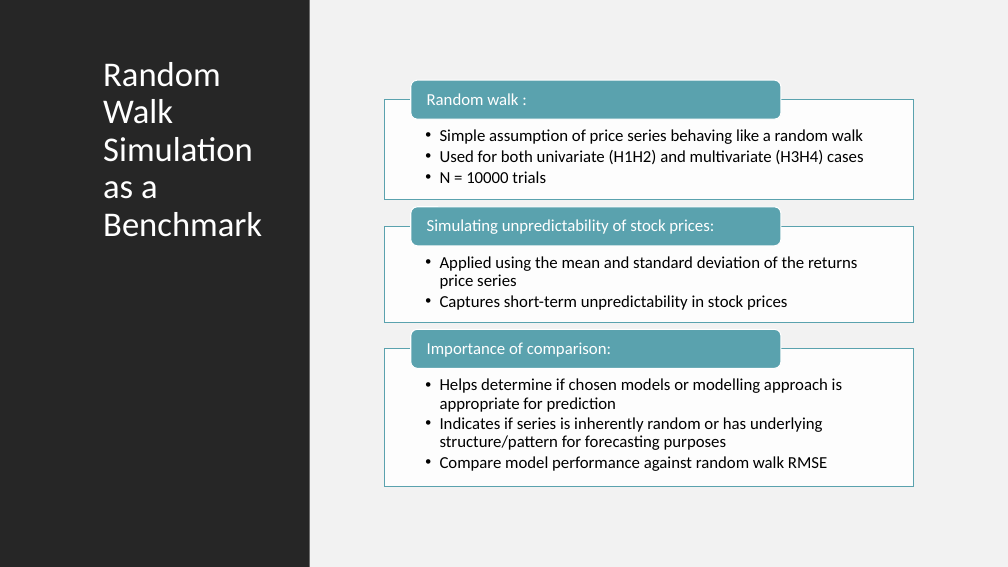
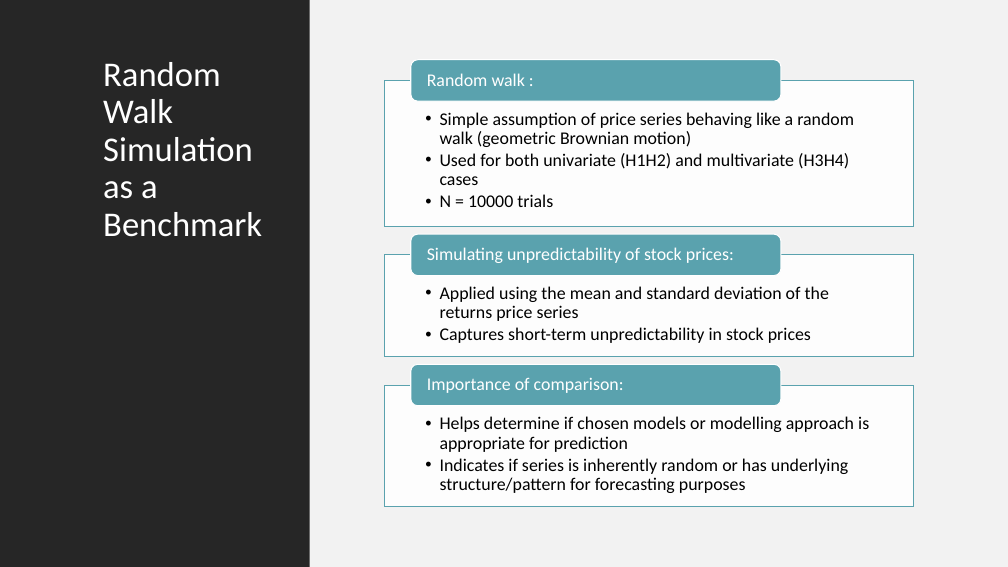
Before and after one commit to Jordanm37/Algo_trading, a slide deck: slide 20 of AE test/Presentation/Stock Price Prediction.pptx. Drawn at 1008x567 pixels with LibreOffice and Linux fonts; fonts in the diff are those of the drawing. Boxes give left, top, right and bottom in pixels: in the first picture for what was removed or moved away, otherwise in the second. Text is boxed around its words. In the diff, an @@ line names an element or a change of style, - is before the commit and + after.

```diff
--- a/AE test/Presentation/Stock Price Prediction.pptx
+++ b/AE test/Presentation/Stock Price Prediction.pptx
@@ text "Simple assumption of price series ...": place and size @@
-text "Simple assumption of price series ..." at [440, 129, 863, 183]
+text "Simple assumption of price series ..." at [440, 112, 854, 207]
@@ rectangle: place and size @@
-rectangle at [384, 100, 913, 200]
+rectangle at [384, 80, 913, 226]
@@ rounded rectangle: place and size @@
-rounded rectangle at [411, 80, 781, 119]
+rounded rectangle at [411, 60, 781, 101]
@@ text "Random walk :": place and size @@
-text "Random walk :" at [427, 93, 518, 105]
+text "Random walk :" at [427, 73, 525, 86]
@@ text at [440, 112, 854, 147]: text changed; size 16 to 17 pt @@
-  • Simple assumption of price series behaving like a random walk
+  • Simple assumption of price series behaving like a random walk (geometric Brownian motion)
@@ text at [440, 153, 849, 207]: size 16 to 17 pt in "Used for both univariate (H1H2) and multivariate ...", "N = 10000 trials" @@
@@ rounded rectangle: place and size @@
-rounded rectangle at [411, 207, 781, 247]
+rounded rectangle at [411, 234, 781, 276]
@@ text "Simulating unpredictability of stock prices:": place and size @@
-text "Simulating unpredictability of stock prices:" at [427, 219, 714, 234]
+text "Simulating unpredictability of stock prices:" at [427, 247, 734, 263]
@@ text "Applied using the mean and ...": place and size @@
-text "Applied using the mean and ..." at [440, 256, 857, 310]
+text "Applied using the mean and ..." at [440, 286, 829, 343]
@@ rectangle: place and size @@
-rectangle at [384, 226, 913, 322]
+rectangle at [384, 255, 913, 357]
@@ size 16 to 17 pt in 5 elements at [427, 73, 525, 86], [427, 247, 734, 263], [440, 286, 829, 343], [427, 378, 624, 393], [440, 416, 869, 493] @@
@@ text "Helps determine if chosen models ...": place and size @@
-text "Helps determine if chosen models ..." at [440, 378, 842, 471]
+text "Helps determine if chosen models ..." at [440, 416, 869, 493]
@@ rectangle: place and size @@
-rectangle at [384, 349, 913, 486]
+rectangle at [384, 385, 913, 507]
@@ rounded rectangle: place and size @@
-rounded rectangle at [411, 330, 781, 369]
+rounded rectangle at [411, 364, 781, 406]
@@ text "Importance of comparison:": place and size @@
-text "Importance of comparison:" at [427, 342, 611, 357]
+text "Importance of comparison:" at [427, 378, 624, 393]
@@ text at [440, 456, 827, 471]: paragraph removed @@
-  • Compare model performance against random walk RMSE
```
Also in this commit, not shown: 47 other files.
